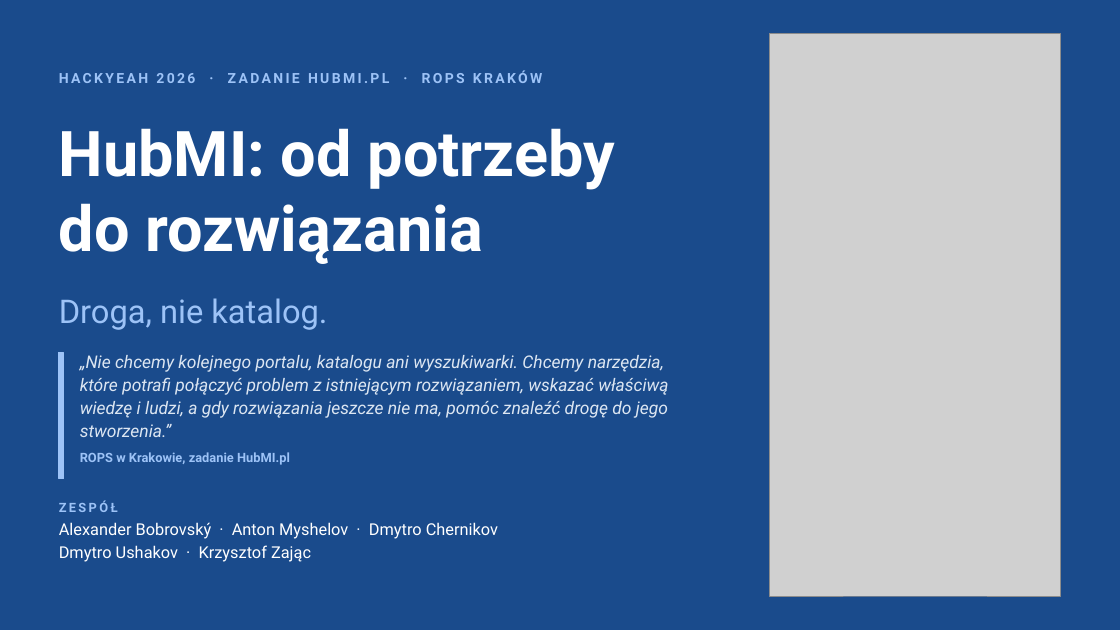
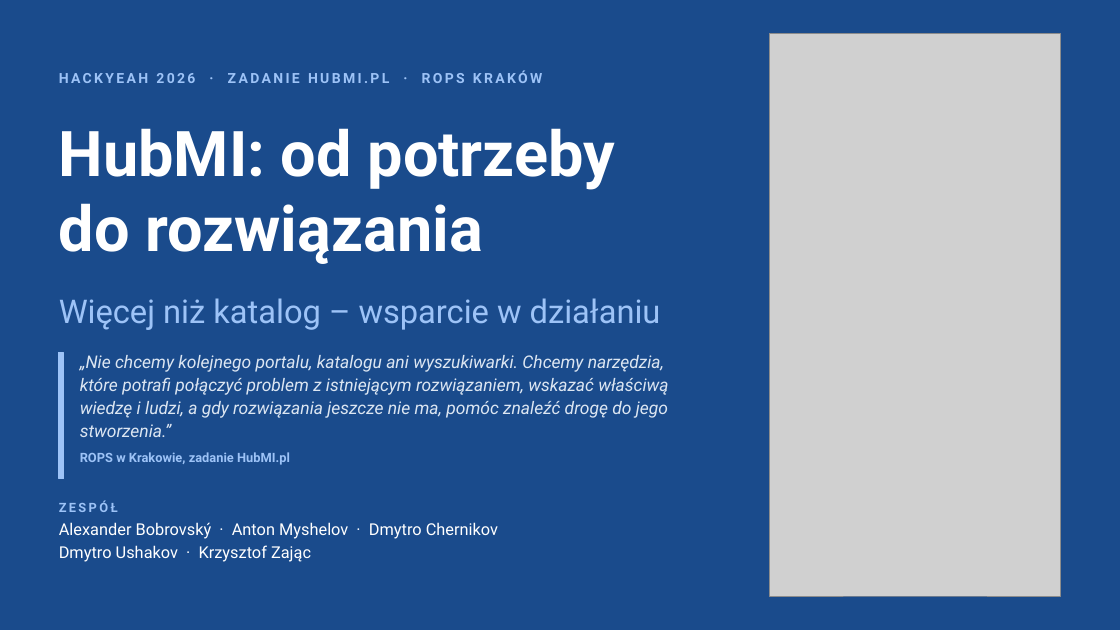
Before and after one commit to bobrovsky420/hackyeah2026, a slide deck: slide 1 of docs/presentation/presentation.pptx. Drawn at 1120x630 pixels with LibreOffice and Linux fonts; fonts in the diff are those of the drawing; grey boxes stand for pictures. Boxes give left, top, right and bottom in pixels: in the first picture for what was removed or moved away, otherwise in the second. Text is boxed around its words. In the diff, an @@ line names an element or a change of style, - is before the commit and + after.

```diff
--- a/docs/presentation/presentation.pptx
+++ b/docs/presentation/presentation.pptx
@@ text at <box>59,298,661,330</box>: text changed @@
-Droga, nie katalog.
+Więcej niż katalog – wsparcie w działaniu
```
Also in this commit, not shown: 19 other files.
